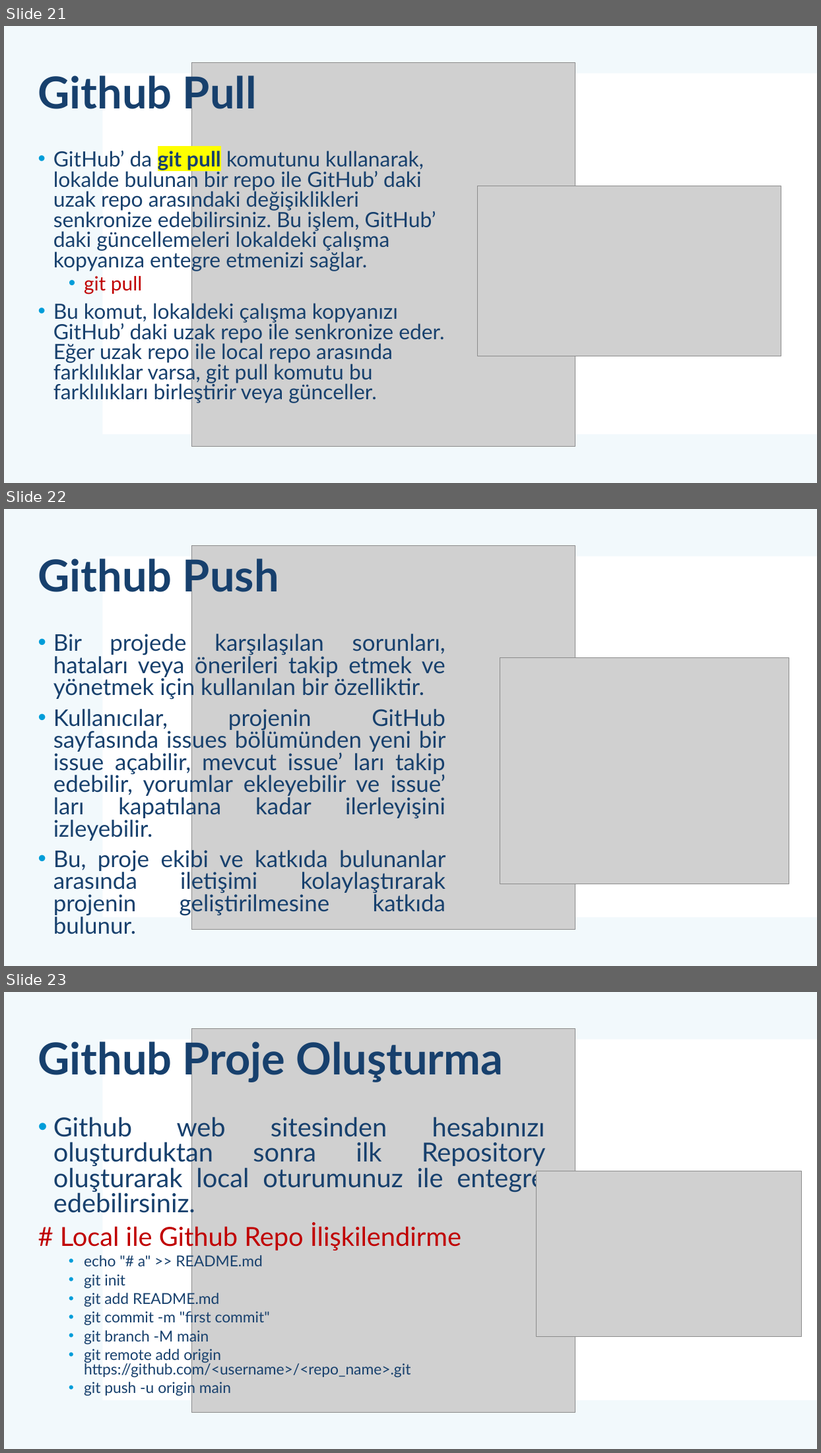
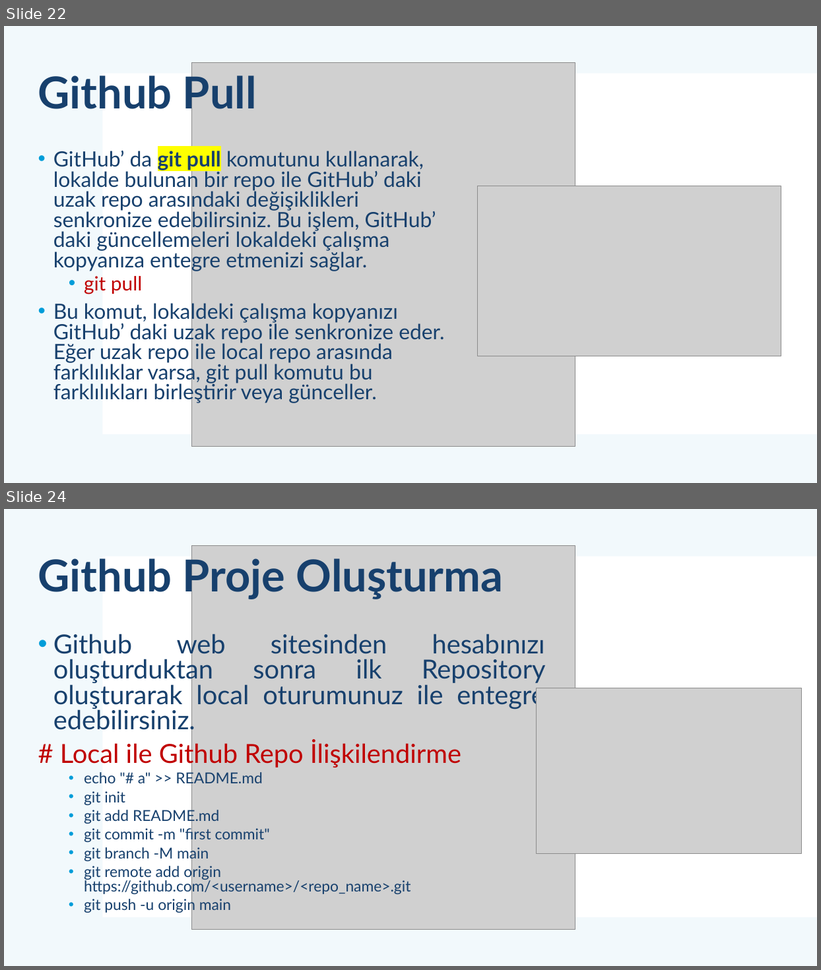
Before and after one commit to mehmetsungur/GitGithub, a slide deck: GitGithub.pptx. Shown one above the other, each under a label of ours: slides 21, 22 and 23 before the commit, slides 22 and 24 after it; the slides between them are not shown. The pictures are 821x1453 and 821x970 pixels, drawn with LibreOffice and Linux fonts; fonts in the diff are those of the drawing; grey boxes stand for pictures. Boxes give left, top, right and bottom in pixels: in the first picture for what was removed or moved away, otherwise in the second. Text is boxed around its words. In the diff, an @@ line names an element or a change of style, - is before the commit and + after.

```diff
--- a/GitGithub.pptx
+++ b/GitGithub.pptx
@@ slide 22 removed at (x1=4, y1=509, x2=817, y2=966), background #FFFFFF; not listed: 2 template elements that a slide beside it also shows @@
@@ picture removed at (x1=192, y1=545, x2=576, y2=929) @@
@@ title removed at (x1=38, y1=554, x2=279, y2=600) @@
-Github Push
@@ text removed at (x1=54, y1=634, x2=446, y2=916) @@
-• Bir projede karşılaşılan sorunları, hataları veya önerileri takip etmek ve yönetmek için kullanılan bir özelliktir.
-• Kullanıcılar, projenin GitHub sayfasında issues bölümünden yeni bir issue açabilir, mevcut issue’ ları takip edebilir, yorumlar ekleyebilir ve issue’ ları kapatılana kadar ilerleyişini izleyebilir.
-• Bu, proje ekibi ve katkıda bulunanlar arasında iletişimi kolaylaştırarak projenin geliştirilmesine katkıda bulunur.
@@ picture removed at (x1=500, y1=658, x2=789, y2=885) @@
@@ what was slide 21 is now slide 22 @@
@@ what was slide 23 is now slide 24 @@
```
Also in this commit, not shown: 1 slide changed, 4 slides added, 2 other slides removed, 1 other file.
